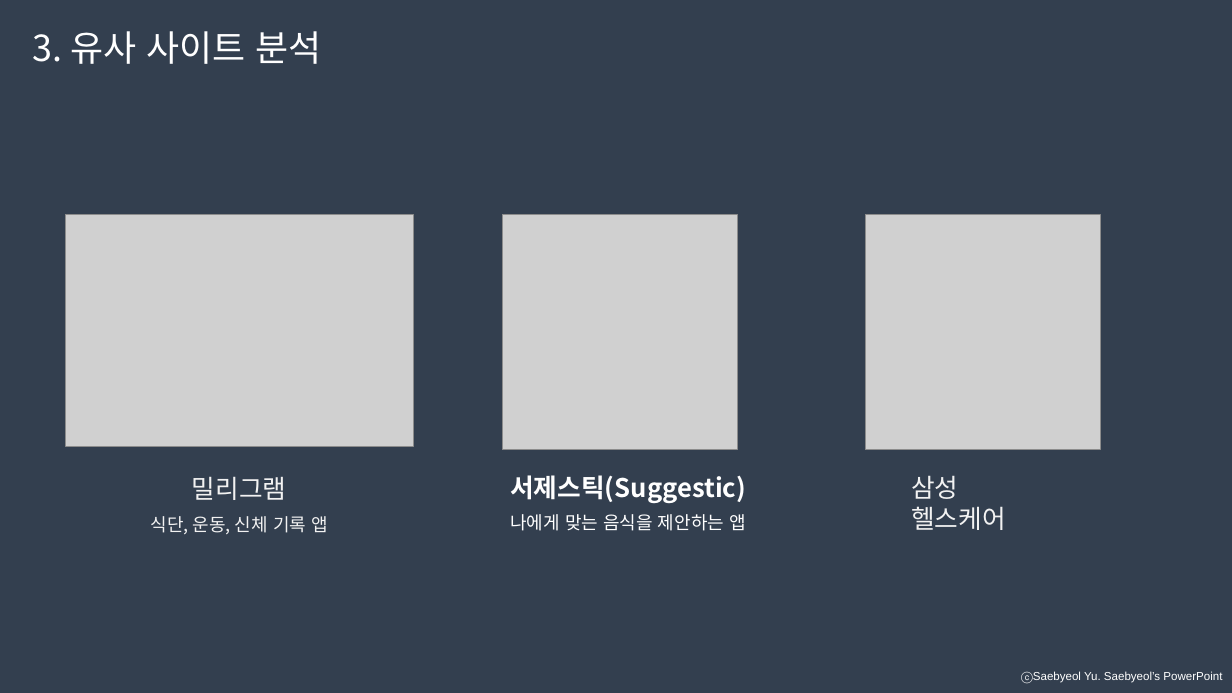
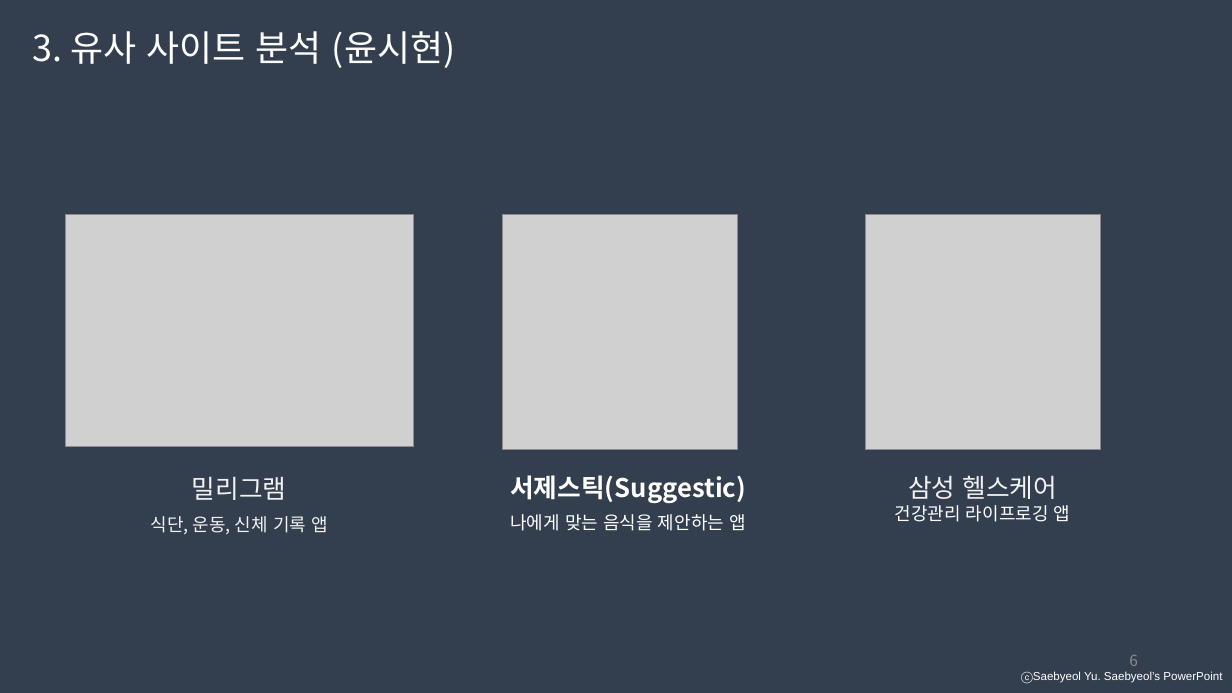
Before and after one commit to developerYHLee/University_Homework, a slide deck: slide 6 of 기말과제.pptx. Drawn at 1232x693 pixels with LibreOffice and Linux fonts; fonts in the diff are those of the drawing; grey boxes stand for pictures. Boxes give left, top, right and bottom in pixels: in the first picture for what was removed or moved away, otherwise in the second. Text is boxed around its words. In the diff, an @@ line names an element or a change of style, - is before the commit and + after.

```diff
--- a/기말과제.pptx
+++ b/기말과제.pptx
@@ text at (33, 31, 455, 68): text changed @@
-3. 유사 사이트 분석
+3. 유사 사이트 분석 (윤시현)
@@ text "삼성 헬스케어": place and size @@
-text "삼성 헬스케어" at (911, 475, 1006, 530)
+text "삼성 헬스케어" at (895, 475, 1071, 522)
@@ text at (908, 475, 1057, 499): alignment left to centre @@
@@ text at (895, 505, 1071, 522): paragraph added @@
+건강관리 라이프로깅 앱
@@ page number added at (1129, 655, 1138, 666), 12 pt, text #8C8C8C @@
+6
```
Also in this commit, not shown: 2 other slides changed.
